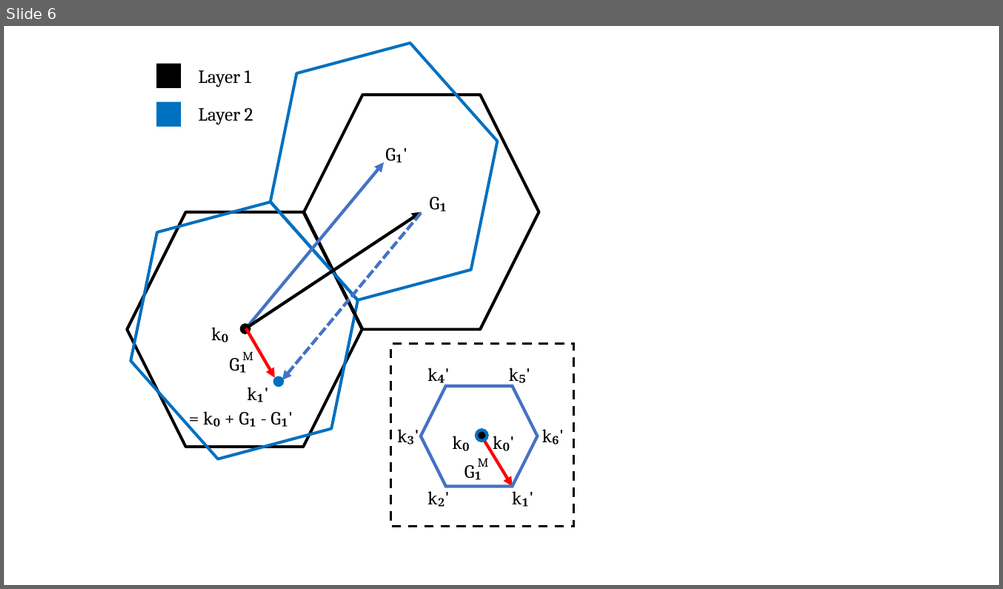
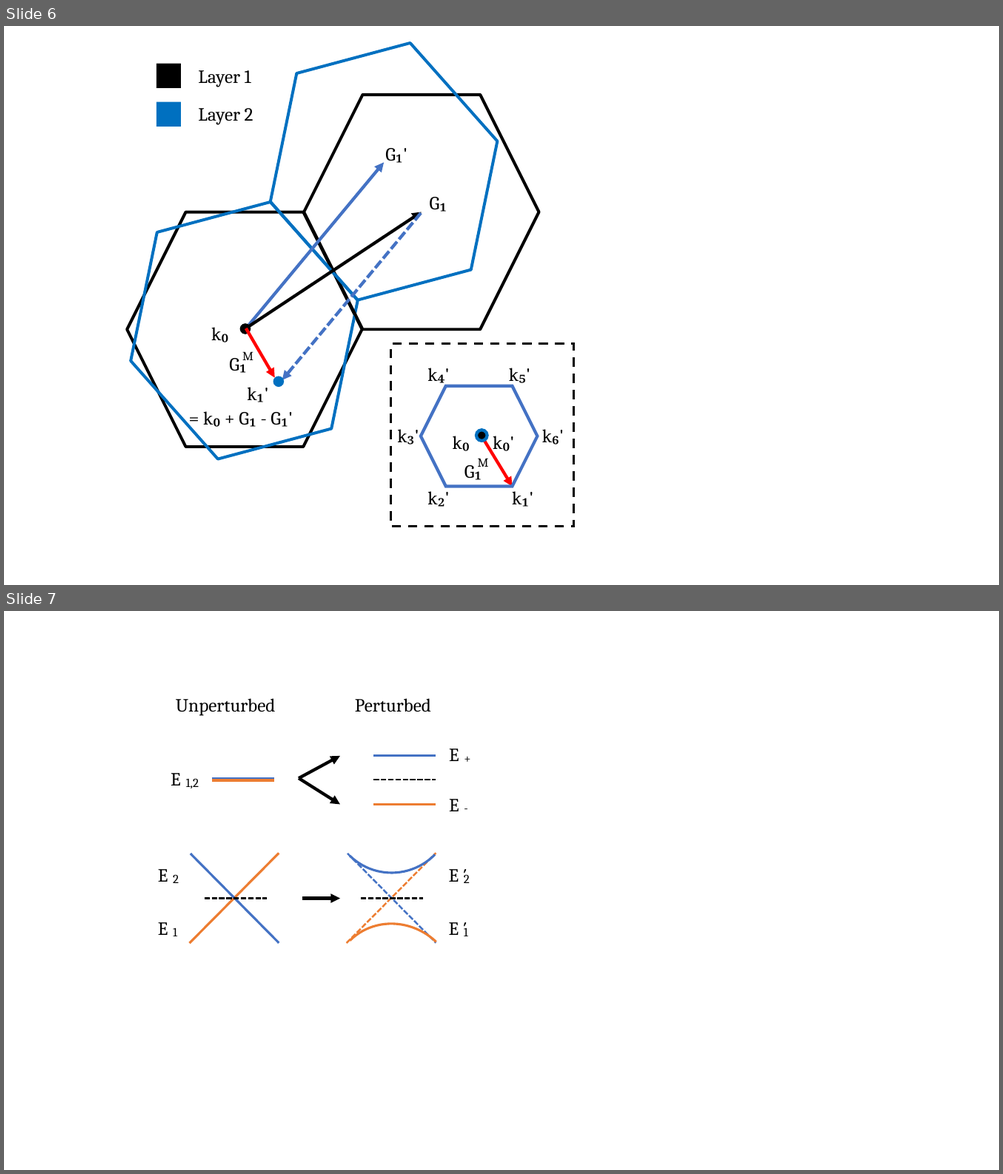
Before and after one commit to C-Birkett/Final-Year-Project, a slide deck: Dissertation/Diagrams.pptx. Shown one above the other, each under a label of ours: slide 6 before the commit, slides 6 and 7 after it. The pictures are 1003x589 and 1003x1174 pixels, drawn with LibreOffice and Linux fonts; fonts in the diff are those of the drawing. Boxes give left, top, right and bottom in pixels: in the first picture for what was removed or moved away, otherwise in the second. Text is boxed around its words. In the diff, an @@ line names an element or a change of style, - is before the commit and + after.

```diff
--- a/Dissertation/Diagrams.pptx
+++ b/Dissertation/Diagrams.pptx
@@ slide 7 added at (x1=4, y1=611, x2=999, y2=1170), background #FFFFFF @@
@@ group added at (x1=158, y1=698, x2=490, y2=1073): 16 texts, 11 lines, 3 arrows, 2 arc (boxed as its full ellipse)s @@
+E
+1,2
+E
++
+E
+-
+Unperturbed
+Perturbed
+E
+1
+E
+2
+E ′
+1
+E ′
+2
```
Also in this commit, not shown: 40 other files.
